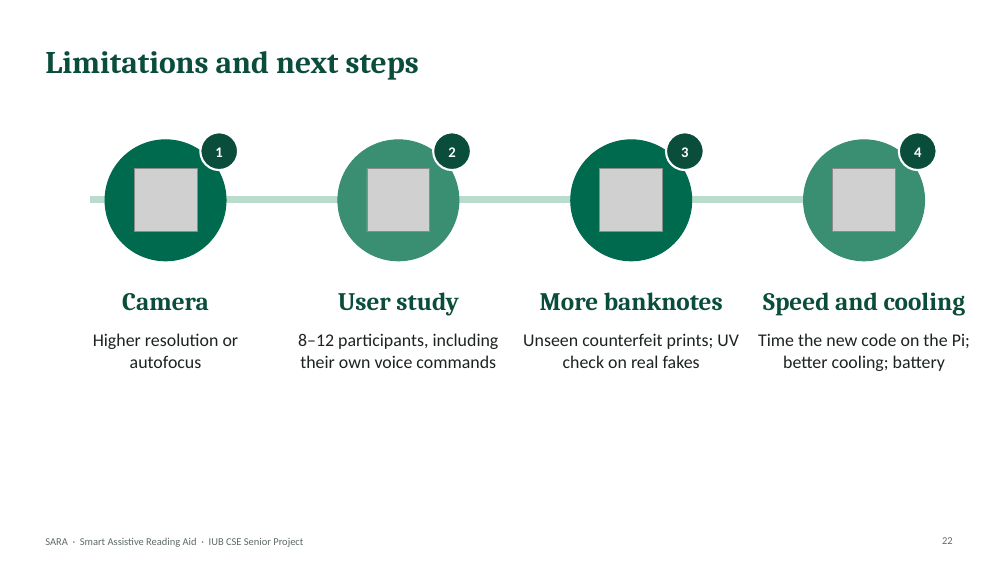
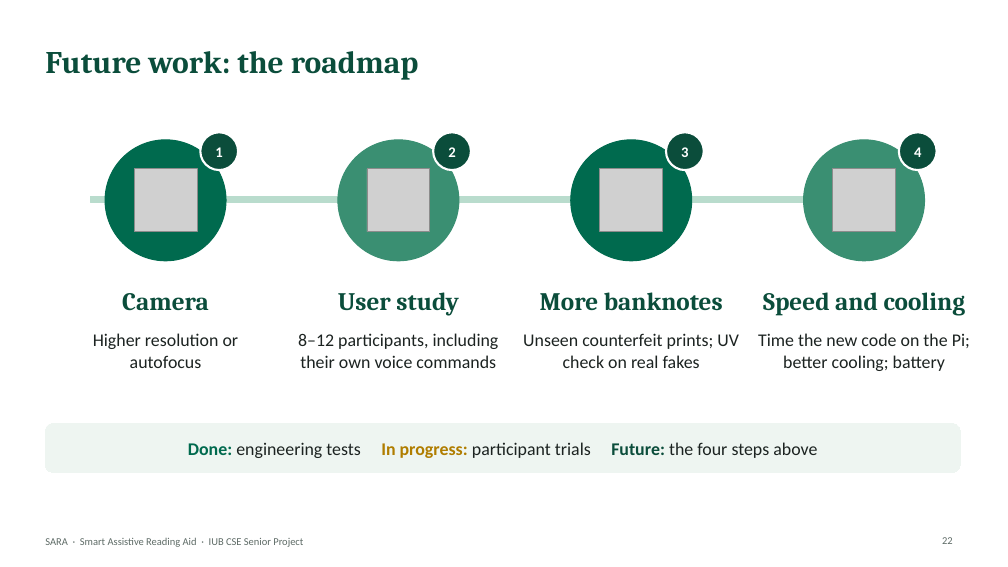
Before and after one commit to aflam330/Senior_project_wearable_glass_for_blind_people_using_ocr_and_ylo, a slide deck: slide 22 of Thesis Report and paper/thesis report/slides/SARA_Presentation.pptx. Drawn at 1008x567 pixels with LibreOffice and Linux fonts; fonts in the diff are those of the drawing; grey boxes stand for pictures. Boxes give left, top, right and bottom in pixels: in the first picture for what was removed or moved away, otherwise in the second. Text is boxed around its words. In the diff, an @@ line names an element or a change of style, - is before the commit and + after.

```diff
--- a/Thesis Report and paper/thesis report/slides/SARA_Presentation.pptx
+++ b/Thesis Report and paper/thesis report/slides/SARA_Presentation.pptx
@@ title at [45,51,419,80]: text changed @@
-Limitations and next steps
+Future work: the roadmap
@@ rounded rectangle added at [45,423,960,473], fill #EEF5F1, outline #EEF5F1 0.75 pt, 17 pt, text #1C2321 @@
+Done: engineering tests In progress: participant trials Future: the four steps above
```
Also in this commit, not shown: 17 other slides changed, 7 other files.
